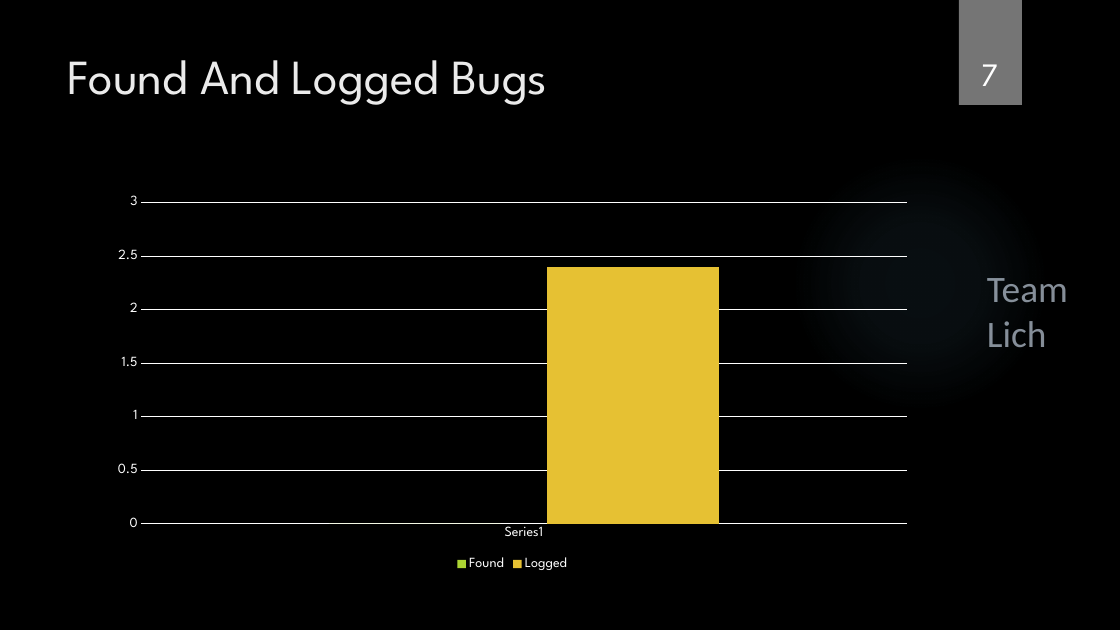
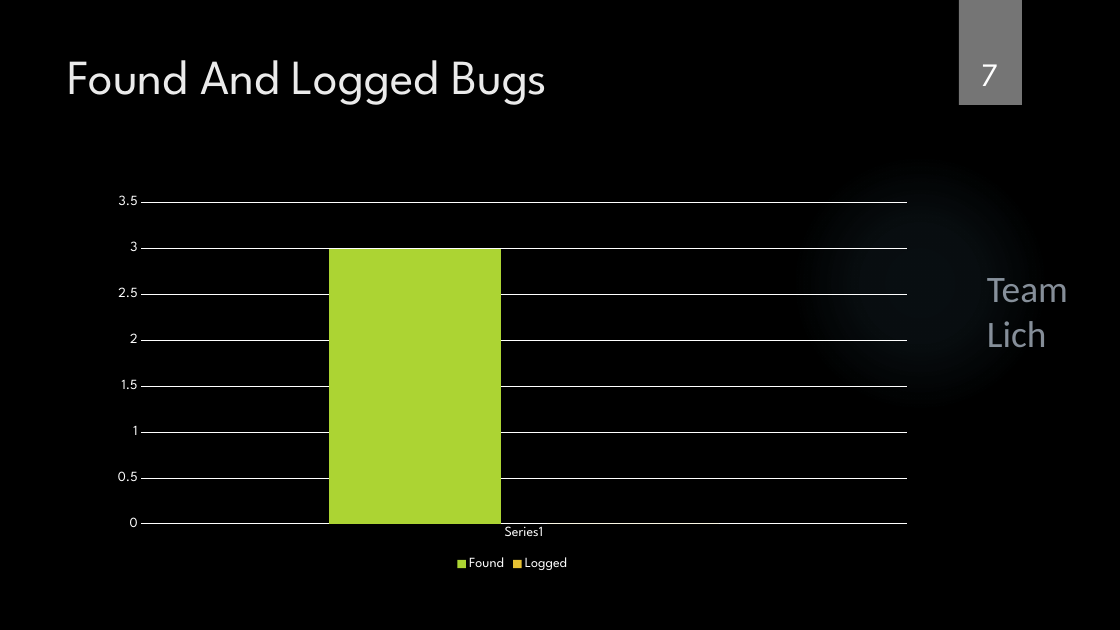
Before and after one commit to Team-Lich/Presentations, a slide deck: slide 7 of TestStatistics.pptx. Drawn at 1120x630 pixels with LibreOffice and Linux fonts; fonts in the diff are those of the drawing; background and template pictures are left out. Boxes give left, top, right and bottom in pixels: in the first picture for what was removed or moved away, otherwise in the second. Text is boxed around its words. In the diff, an @@ line names an element or a change of style, - is before the commit and + after.

```diff
--- a/TestStatistics.pptx
+++ b/TestStatistics.pptx
@@ column chart at [102,188,923,574] @@
@@ Found, : 0 to 3 @@
@@ Logged, : 2.4 to 0 @@
```
Also in this commit, not shown: 4 other slides changed.
